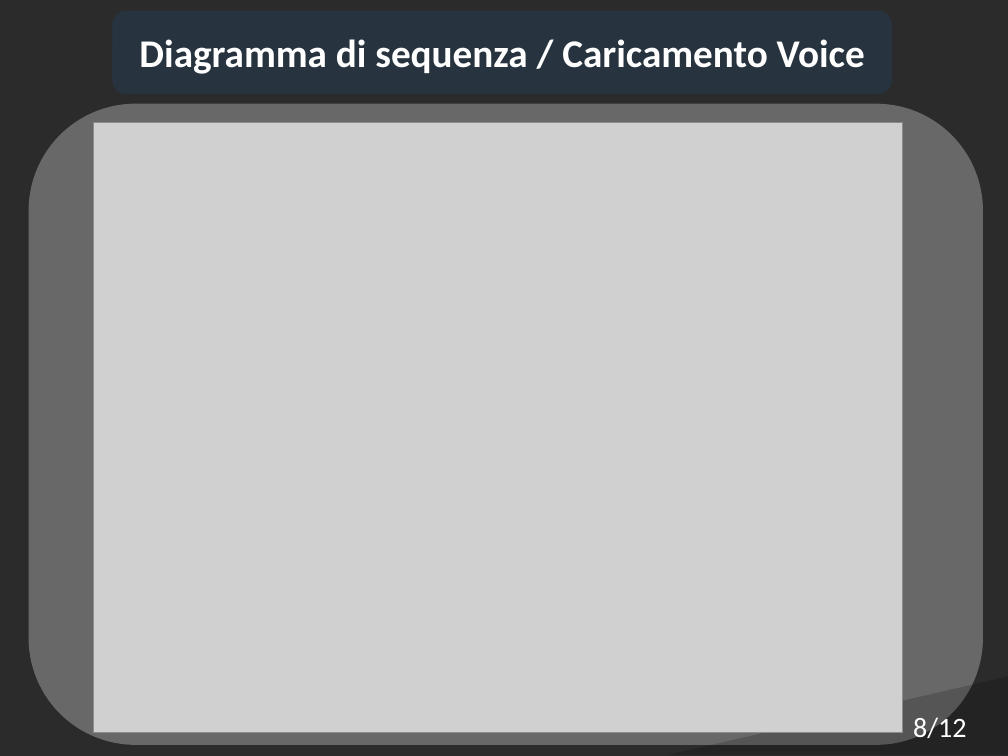
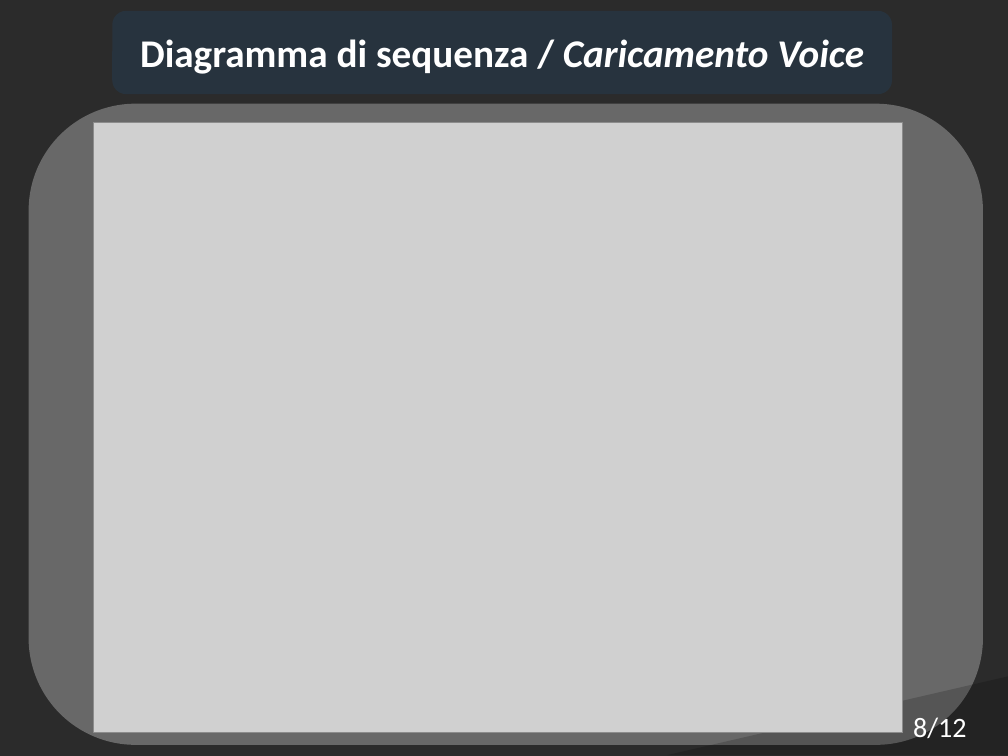
Before and after one commit to Italiaracerx/progettoSWE, a slide deck: slide 8 of Presentazioni/Presentazioni PB/Presentazione PB.pptx. Drawn at 1008x756 pixels with LibreOffice and Linux fonts; fonts in the diff are those of the drawing; grey boxes stand for pictures; background and template pictures are left out; a plain dark background stands for a picture behind light text. Boxes give left, top, right and bottom in pixels: in the first picture for what was removed or moved away, otherwise in the second. Text is boxed around its words. In the diff, an @@ line names an element or a change of style, - is before the commit and + after.

```diff
--- a/Presentazioni/Presentazioni PB/Presentazione PB.pptx
+++ b/Presentazioni/Presentazioni PB/Presentazione PB.pptx
@@ text "Diagramma di sequenza / Caricamento ..." at [140,39,864,74]: italic on in "Caricamento Voice" @@
```
Also in this commit, not shown: 4 other slides changed.
